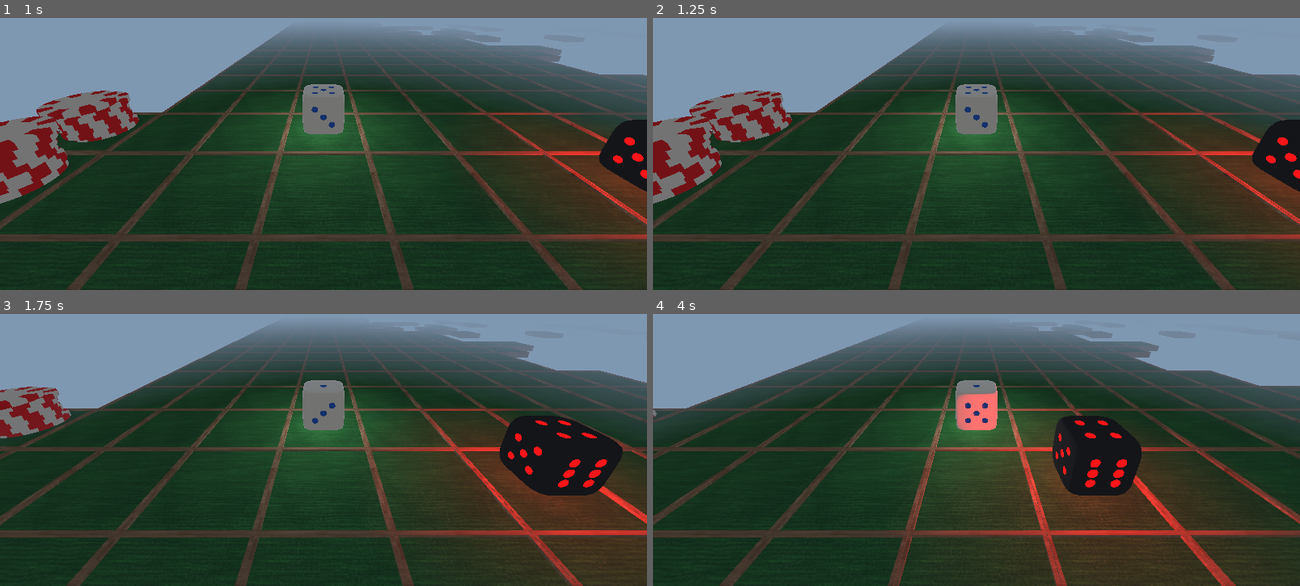
Above: before the commit, frames 1-4 (two rows, left to right).
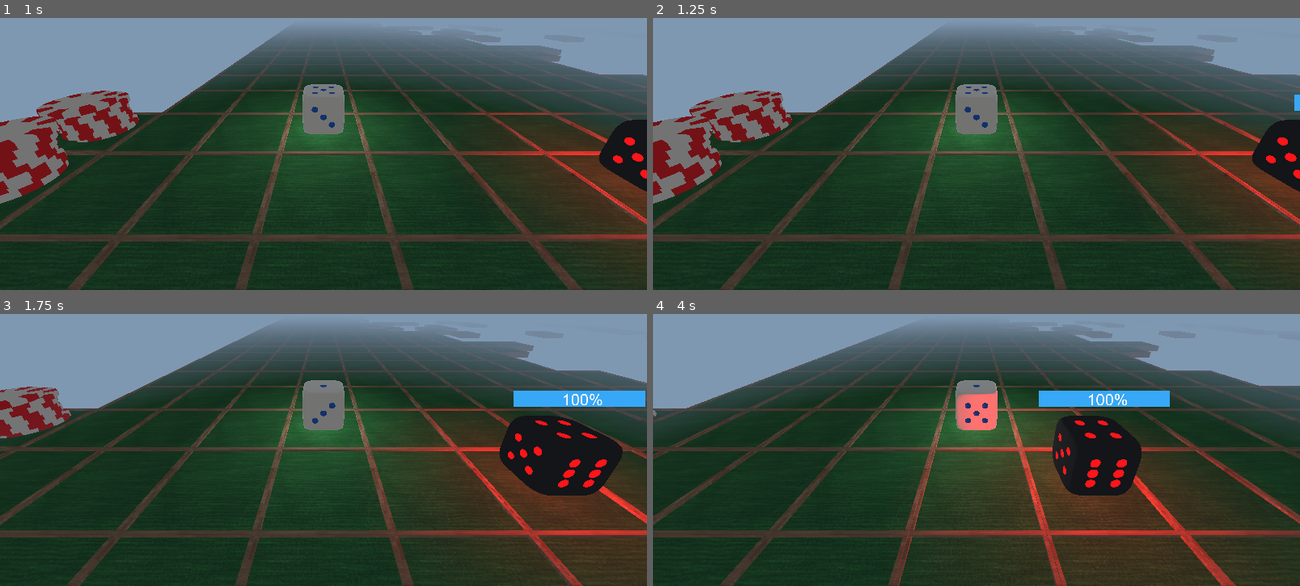
Above: after the commit, the same moments.

Repository: ayylol/Dice
Game: Godot game, scene res://Root.tscn
Same seed, same stepped clock (60 frames per second), same inputs: the game is played once before the commit and once after it.
Inputs:
- Up to frame 1 (1 s): tap Enter at 0.5 s; hold D (right) from 0.53 s (still down)
- Up to frame 2 (1.25 s): keep holding D (right)
- Up to frame 3 (1.75 s): tap Space at 1.25 s; release D (right) at 1.28 s; hold S (backwards) from 1.28 s (still down)
- Up to frame 4 (4 s): tap Enter at 2, 3.5 s; release S (backwards) at 2.03 s; hold D (right) 2.03-2.78 s; tap Space at 2.75 s; hold W (forwards) 2.78-3.53 s; hold A (left) from 3.53 s (still down)

Frame 1 is identical in both runs. In frame 2, less than 0.1% of the frame differs, in the area x 99-100%, y 28-35%; in frame 3, 1.2%, in the area x 79-100%, y 28-35%; in frame 4, 1.2%.

Commit message:
changes made to my branch, added enemy health bar and the player health bar

Diff:
--- a/Entities/Enemy.tscn
+++ b/Entities/Enemy.tscn
@@ -9,6 +9,7 @@
 [ext_resource path="res://Entities/Assets/Enemies/5Enemy.tscn" type="PackedScene" id=7]
 [ext_resource path="res://Entities/Assets/Enemies/4Enemy.tscn" type="PackedScene" id=8]
 [ext_resource path="res://Entities/EnemyBrain.gd" type="Script" id=9]
+[ext_resource path="res://theHealthbar.tscn" type="PackedScene" id=10]
 
 [node name="Dice" instance=ExtResource( 1 )]
 
@@ -35,5 +36,8 @@
 light_color = Color( 1, 0, 0, 1 )
 light_energy = 5.0
 
+[node name="Healthbar" parent="MeshRoot" index="2" instance=ExtResource( 10 )]
+transform = Transform( 1, 0, 0, 0, 1, 0, 0, 0, 1, 0, 2.09874, 0 )
+
 [node name="Brain" type="Node" parent="." index="4"]
 script = ExtResource( 9 )
--- /dev/null
+++ b/HealthBar3D.tscn
@@ -0,0 +1,11 @@
+[gd_scene load_steps=3 format=2]
+
+[ext_resource path="res://barHorizontal_green.png" type="Texture" id=1]
+
+[sub_resource type="SpatialMaterial" id=1]
+flags_transparent = true
+params_billboard_mode = 1
+
+[node name="HealthBar3D" type="Sprite3D"]
+material_override = SubResource( 1 )
+texture = ExtResource( 1 )
--- /dev/null
+++ b/PlayerHealth.gd
@@ -0,0 +1,32 @@
+extends Node
+
+signal max_changed(new_max)
+signal changed(new_amount)
+signal depleted
+
+export(int) var max_amount = 10 setget set_max
+onready var current = max_amount setget set_current
+
+func _ready():
+	_intialize()
+
+func set_max(new_max):
+		max_amount = max(1, new_max)
+		emit_signal("max_changed", max_amount)
+
+func set_current(new_value):
+		current = clamp(current, 0, max_amount)
+		emit_signal("changed", current)
+
+		if current == 0:
+			emit_signal("depleted")
+
+func _intialize():
+	emit_signal("max_changed", max_amount)
+	emit_signal("changed", current)
+
+
+
+# Called every frame. 'delta' is the elapsed time since the previous frame.
+#func _process(delta):
+#	pass
--- /dev/null
+++ b/PlayerHealth.tscn
@@ -0,0 +1,6 @@
+[gd_scene load_steps=2 format=2]
+
+[ext_resource path="res://PlayerHealth.gd" type="Script" id=1]
+
+[node name="PlayerHealth" type="Node"]
+script = ExtResource( 1 )
--- /dev/null
+++ b/theHealthbar.tscn
@@ -0,0 +1,38 @@
+[gd_scene load_steps=7 format=2]
+
+[ext_resource path="res://ARIAL.TTF" type="DynamicFontData" id=1]
+
+[sub_resource type="Theme" id=1]
+
+[sub_resource type="DynamicFont" id=5]
+size = 50
+font_data = ExtResource( 1 )
+
+[sub_resource type="StyleBoxFlat" id=2]
+bg_color = Color( 0.0392157, 0.392157, 0.937255, 1 )
+
+[sub_resource type="StyleBoxFlat" id=3]
+bg_color = Color( 0.945098, 0.231373, 0.231373, 1 )
+
+[sub_resource type="ViewportTexture" id=4]
+viewport_path = NodePath("Viewport")
+
+[node name="Healthbar" type="Spatial"]
+
+[node name="Viewport" type="Viewport" parent="."]
+size = Vector2( 411, 50 )
+
+[node name="ProgressBar" type="ProgressBar" parent="Viewport"]
+margin_right = 430.0
+margin_bottom = 50.0
+theme = SubResource( 1 )
+custom_fonts/font = SubResource( 5 )
+custom_styles/fg = SubResource( 2 )
+custom_styles/bg = SubResource( 3 )
+value = 100.0
+
+[node name="Sprite3D" type="Sprite3D" parent="."]
+transform = Transform( 1, 0, 0, 0, 1, 0, 0, 0, 1, 0, 0.00338334, 0 )
+flip_v = true
+billboard = 1
+texture = SubResource( 4 )
Binary file added: ARIAL.TTF
Not shown: 1 places in Entities/Enemy.tscn that only renumber resources
